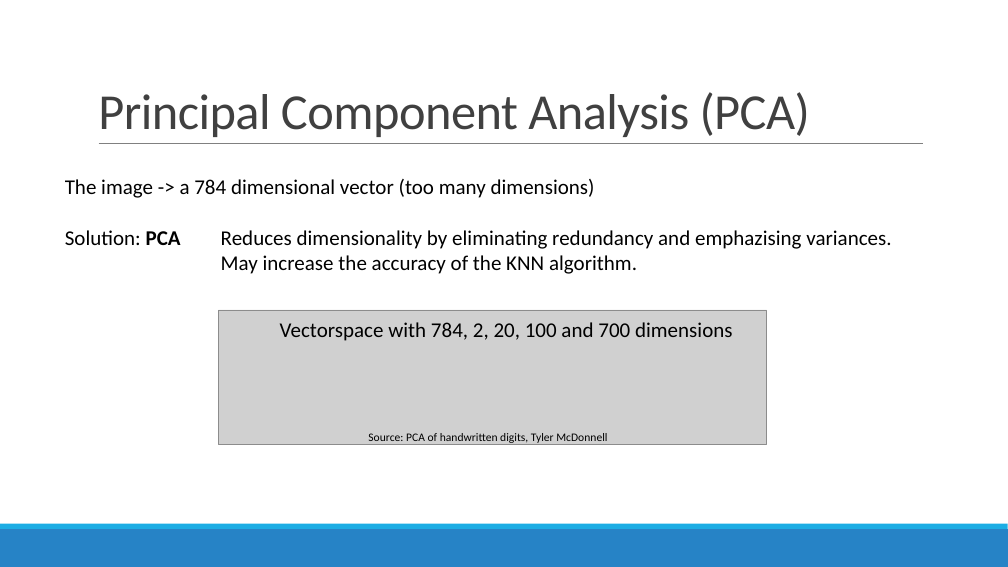
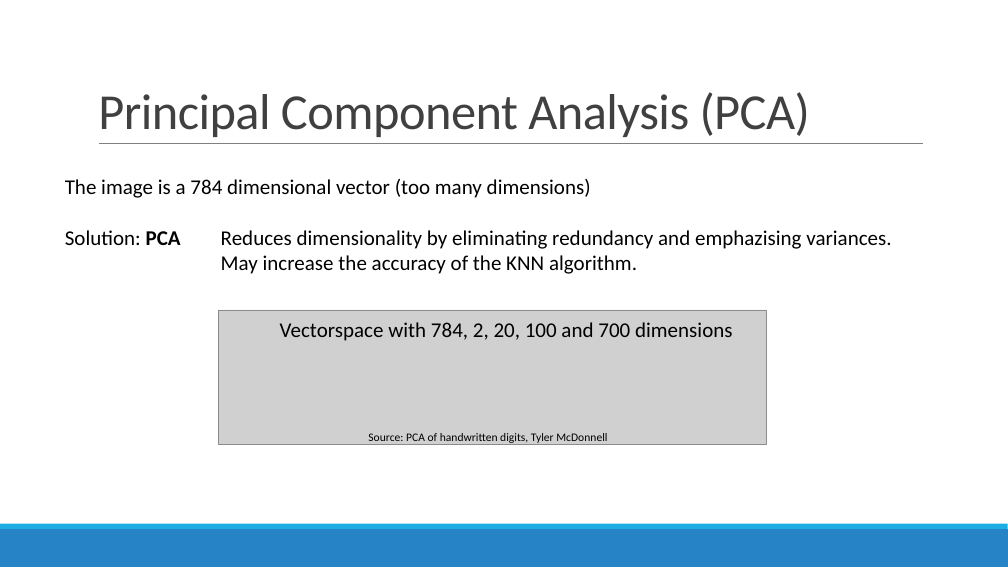
Before and after one commit to datascience-mobi/project-03-group-01, a slide deck: slide 5 of Vortrag1.pptx. Drawn at 1008x567 pixels with LibreOffice and Linux fonts; fonts in the diff are those of the drawing; grey boxes stand for pictures. Boxes give left, top, right and bottom in pixels: in the first picture for what was removed or moved away, otherwise in the second. Text is boxed around its words. In the diff, an @@ line names an element or a change of style, - is before the commit and + after.

```diff
--- a/Vortrag1.pptx
+++ b/Vortrag1.pptx
@@ text at box(65, 179, 591, 198): text changed @@
-The image -> a 784 dimensional vector (too many dimensions)
+The image is a 784 dimensional vector (too many dimensions)
```
Also in this commit, not shown: 4 other slides changed.
